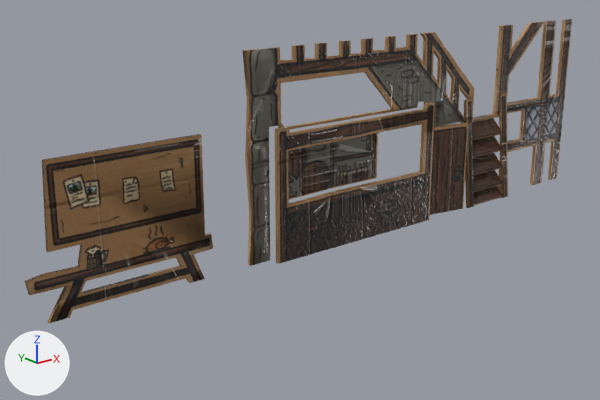
What one commit did to the FBX model HelpingHand_Unity/Assets/Models/Backgounds/BG_Tavern_VF.fbx.
Both versions are drawn from a 50 mm camera at (-8.55, -5.4, 5.04) aimed at (-0.54, 4.62, 1.03). Lighting does not change. The marker at lower left points along +X, +Y and +Z. The older version comes first. Where no turn or scale is listed for an object, it has been applied to the vertices.

The first picture shows 'Comptoire', 'Marches', 'Marches.001', 'Marches.002', 'Marches.003', 'Marches.004', 'Porte', 'Rampe', 'Taverne'.
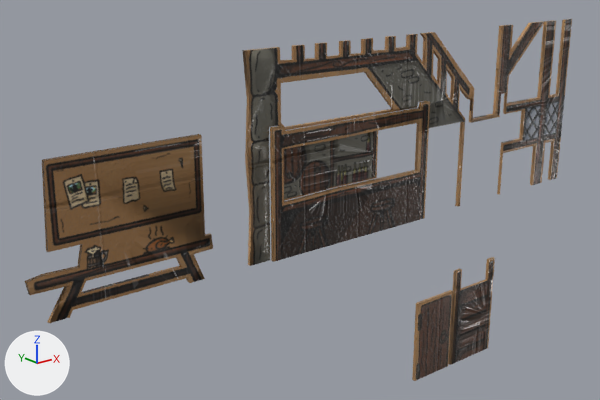
Where the newer file only moved an object's origin or applied its transform, the numbers keep the older frame.

Patch to the scene script:
```diff
--- a/HelpingHand_Unity/Assets/Models/Backgounds/BG_Tavern_VF.fbx.py
+++ b/HelpingHand_Unity/Assets/Models/Backgounds/BG_Tavern_VF.fbx.py
@@ me_cube_019 @@
 # verts and faces of me_cube_019; kept vertices keep their numbers, new ones are numbered from 8
-me_cube_019.from_pydata(...)  # 8 vertices, 6 faces; spans x 2.707..3.52, y 0.921..1.188, z 0.939..1.21
+me_cube_019.from_pydata(...)  # 8 vertices, 6 faces; spans x 2.707..3.52, y 0.998..1.054, z -2.249..-1.923
+# me_cube_019 part 9
+delete_vertices([*range(0, 8)])  # with the faces that use them
+# me_cube_019 part 10
+verts[8] = (2.707, 0.998, -1.923)  # pixel (460, 290)
+verts[9] = (2.707, 1.054, -1.923)
+verts[10] = (2.707, 0.998, -2.249)  # pixel (459, 306)
+verts[11] = (2.707, 1.054, -2.249)
+for new, old in zip([*range(12, 16)], [*range(8, 12)]): verts[new] = verts[old] + (0.813, 0.0, 0.0)
+faces += [(8, 10, 14, 12), (8, 9, 11, 10), (8, 12, 13, 9), (10, 11, 15, 14), (9, 13, 15, 11), (12, 14, 15, 13)]
 me_cube_019.materials.append(mat_tavern)
@@ me_cube_022 @@
 # verts and faces of me_cube_022; kept vertices keep their numbers, new ones are numbered from 8
-me_cube_022.from_pydata(...)  # 8 vertices, 6 faces; spans x 2.707..3.52, y 0.707..0.961, z 0.721..0.978
+me_cube_022.from_pydata(...)  # 8 vertices, 6 faces; spans x 2.707..3.52, y 0.813..0.869, z -2.467..-2.162
+# me_cube_022 part 5
+delete_vertices([*range(0, 8)])  # with the faces that use them
+# me_cube_022 part 6
+verts[8] = (2.707, 0.813, -2.162)  # pixel (459, 306)
+verts[9] = (2.707, 0.869, -2.162)
+verts[10] = (2.707, 0.869, -2.467)
+verts[11] = (2.707, 0.813, -2.467)  # pixel (458, 321)
+for new, old in zip([*range(12, 16)], [*range(8, 12)]): verts[new] = verts[old] + (0.813, 0.0, 0.0)
+faces += [(12, 15, 14, 13), (8, 11, 15, 12), (8, 12, 13, 9), (9, 13, 14, 10), (8, 9, 10, 11), (10, 14, 15, 11)]
 me_cube_022.materials.append(mat_tavern)
@@ me_cube_023 @@
 # verts and faces of me_cube_023; kept vertices keep their numbers, new ones are numbered from 8
-me_cube_023.from_pydata(...)  # 8 vertices, 6 faces; spans x 2.707..3.52, y 0.481..0.747, z 0.491..0.76
+me_cube_023.from_pydata(...)  # 8 vertices, 6 faces; spans x 2.707..3.52, y 0.622..0.678, z -2.699..-2.377
+# me_cube_023 part 3
+delete_vertices([*range(0, 8)])  # with the faces that use them
+# me_cube_023 part 4
+verts[8] = (2.707, 0.622, -2.377)  # pixel (458, 321)
+verts[9] = (2.707, 0.678, -2.377)
+verts[10] = (2.707, 0.678, -2.699)
+verts[11] = (2.707, 0.622, -2.699)  # pixel (457, 336)
+for new, old in zip([*range(12, 16)], [*range(8, 12)]): verts[new] = verts[old] + (0.813, 0.0, 0.0)
+faces += [(8, 12, 13, 9), (8, 11, 15, 12), (12, 15, 14, 13), (9, 13, 14, 10), (10, 14, 15, 11), (8, 9, 10, 11)]
 me_cube_023.materials.append(mat_tavern)
@@ me_cube_025 @@
 # verts and faces of me_cube_025; kept vertices keep their numbers, new ones are numbered from 8
-me_cube_025.from_pydata(...)  # 8 vertices, 6 faces; spans x 2.707..3.52, y 0.1..0.306, z 0.103..0.311
+me_cube_025.from_pydata(...)  # 8 vertices, 6 faces; spans x 2.707..3.52, y 0.294..0.35, z -3.088..-2.851
+# me_cube_025 part 1
+delete_vertices([*range(0, 8)])  # with the faces that use them
+# me_cube_025 part 2
+verts[8] = (2.707, 0.294, -2.851)  # pixel (456, 351)
+verts[9] = (2.707, 0.35, -2.851)
+verts[10] = (2.707, 0.35, -3.088)
+verts[11] = (2.707, 0.294, -3.088)  # pixel (455, 362)
+for new, old in zip([*range(12, 16)], [*range(8, 12)]): verts[new] = verts[old] + (0.813, 0.0, 0.0)
+faces += [(8, 12, 13, 9), (8, 11, 15, 12), (12, 15, 14, 13), (9, 13, 14, 10), (10, 14, 15, 11), (8, 9, 10, 11)]
 me_cube_025.materials.append(mat_tavern)
@@ me_cube_024 @@
 # verts and faces of me_cube_024; kept vertices keep their numbers, new ones are numbered from 8
-me_cube_024.from_pydata(...)  # 8 vertices, 6 faces; spans x 2.707..3.52, y 0.266..0.521, z 0.272..0.53
+me_cube_024.from_pydata(...)  # 8 vertices, 6 faces; spans x 2.707..3.52, y 0.438..0.494, z -2.919..-2.612
+# me_cube_024 part 7
+delete_vertices([*range(0, 8)])  # with the faces that use them
+# me_cube_024 part 8
+verts[8] = (2.707, 0.438, -2.919)  # pixel (456, 351)
+verts[9] = (2.707, 0.494, -2.919)
+verts[10] = (2.707, 0.494, -2.612)
+verts[11] = (2.707, 0.438, -2.612)  # pixel (457, 336)
+for new, old in zip([*range(12, 16)], [*range(8, 12)]): verts[new] = verts[old] + (0.813, 0.0, 0.0)
+faces += [(12, 13, 14, 15), (8, 12, 15, 11), (8, 9, 13, 12), (9, 10, 14, 13), (8, 11, 10, 9), (10, 11, 15, 14)]
 me_cube_024.materials.append(mat_tavern)
@@ ob_comptoire @@
 ob_comptoire = bpy.data.objects.new('Comptoire', me_cube_015)
-ob_comptoire.location = (-0.05, 3.74, 1.32)
+ob_comptoire.location = (-0.05, 3.85, 1.32)
@@ ob_rampe @@
 ob_rampe = bpy.data.objects.new('Rampe', me_cube_021)
-ob_rampe.location = (0.0, 3.72, 0.32)
-ob_rampe.rotation_euler = (-0.105, 0.0, 0.0)  # degrees (-6, 0, 0)
+ob_rampe.location = (0.0, 3.93, -2.87)
@@ ob_porte @@
 ob_porte = bpy.data.objects.new('Porte', me_cube_009)
-ob_porte.location = (2.04, 3.87, 1.26)
-ob_porte.rotation_euler = (0.0, 0.0, -0.157)  # degrees (0, 0, -9)
+ob_porte.location = (2.04, 3.93, -1.92)
```

Changed parts and their boxes [x1, y1, x2, y2] in the pictures (600 x 400 px):
'Comptoire', moved
    before: [275, 102, 435, 264]
    after: [270, 101, 430, 262]
'Porte', moved, turned
    before: [430, 122, 468, 215]
    after: [412, 290, 453, 381]
'Rampe', moved, turned
    before: [464, 93, 508, 208]
    after: [448, 257, 495, 365]
'Marches', reshaped
    before: [472, 118, 502, 140]
    after: [459, 279, 488, 306]
'Marches.002', reshaped
    before: [473, 153, 503, 175]
    after: [457, 310, 486, 337]
'Marches.001', reshaped
    before: [473, 136, 502, 158]
    after: [458, 296, 487, 321]
'Marches.003', reshaped
    before: [473, 170, 503, 192]
    after: [456, 325, 485, 351]
'Marches.004', reshaped
    before: [474, 186, 503, 205]
    after: [456, 339, 484, 362]
part 1 of me_cube_025, deleted
    before: [474, 186, 503, 205]
part 2 of me_cube_025, added
    after: [456, 339, 484, 362]
part 3 of me_cube_023, deleted (brown)
    before: [473, 153, 503, 175]
part 4 of me_cube_023, added
    after: [457, 310, 486, 337]
part 5 of me_cube_022, deleted (brown)
    before: [473, 136, 502, 158]
part 6 of me_cube_022, added
    after: [458, 296, 487, 321]
part 7 of me_cube_024, deleted (brown)
    before: [473, 170, 503, 192]
part 8 of me_cube_024, added
    after: [456, 325, 485, 351]
part 9 of me_cube_019, deleted (brown)
    before: [472, 118, 502, 140]
part 10 of me_cube_019, added
    after: [459, 279, 488, 306]
